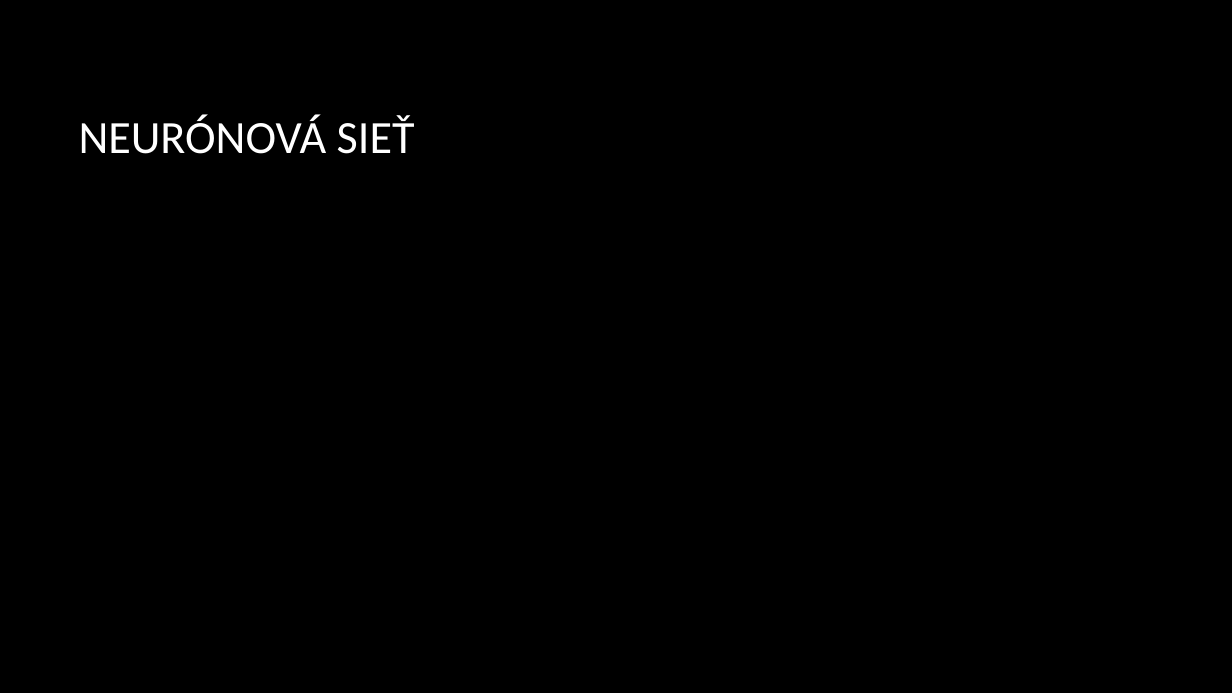
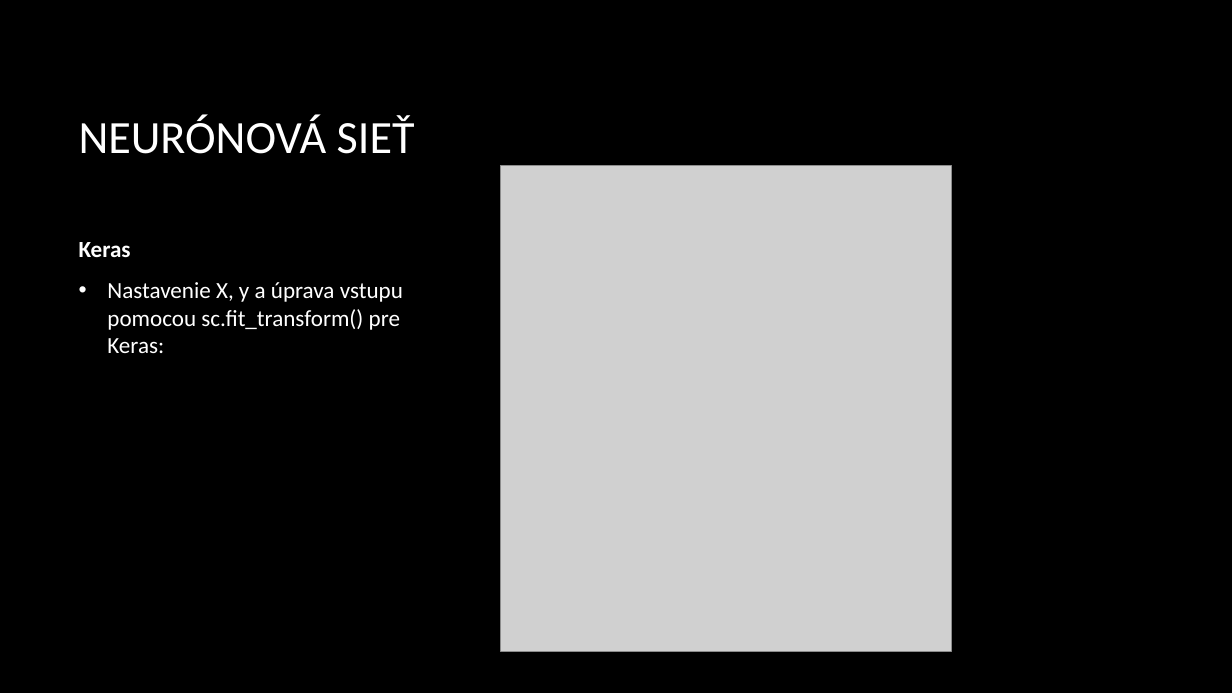
Before and after one commit to SorinMarkov01/Neur-nov-siete-NS, a slide deck: slide 9 of Jakub Tibenský - Android Games.pptx (slide 7 before the commit). Drawn at 1232x693 pixels with LibreOffice and Linux fonts; fonts in the diff are those of the drawing; grey boxes stand for pictures; background and template pictures are left out. Boxes give left, top, right and bottom in pixels: in the first picture for what was removed or moved away, otherwise in the second. Text is boxed around its words. In the diff, an @@ line names an element or a change of style, - is before the commit and + after.

Commit message:
Final - Keras
Dokončenie časti neurónových sieti + zdroje.

```diff
--- a/Jakub Tibenský - Android Games.pptx
+++ b/Jakub Tibenský - Android Games.pptx
@@ picture added at (x1=500, y1=165, x2=951, y2=652) @@
@@ text added at (x1=79, y1=242, x2=403, y2=353), 18 pt, text #FFFFFF @@
+Keras
+• Nastavenie X, y a úprava vstupu pomocou sc.fit_transform() pre Keras:
```
Also in this commit, not shown: 2 other slides changed, 14 slides added, 6 slides removed.
